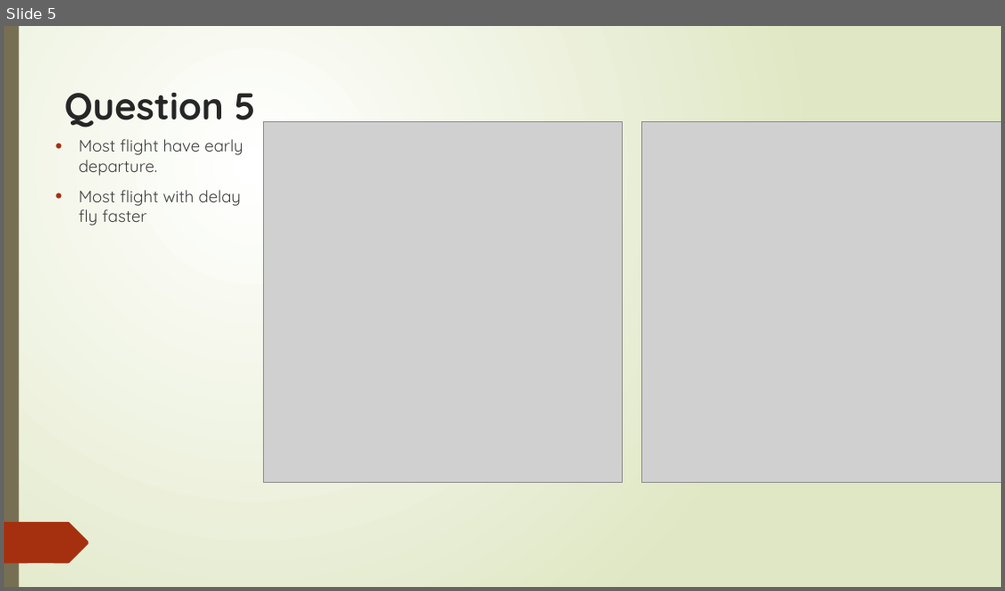
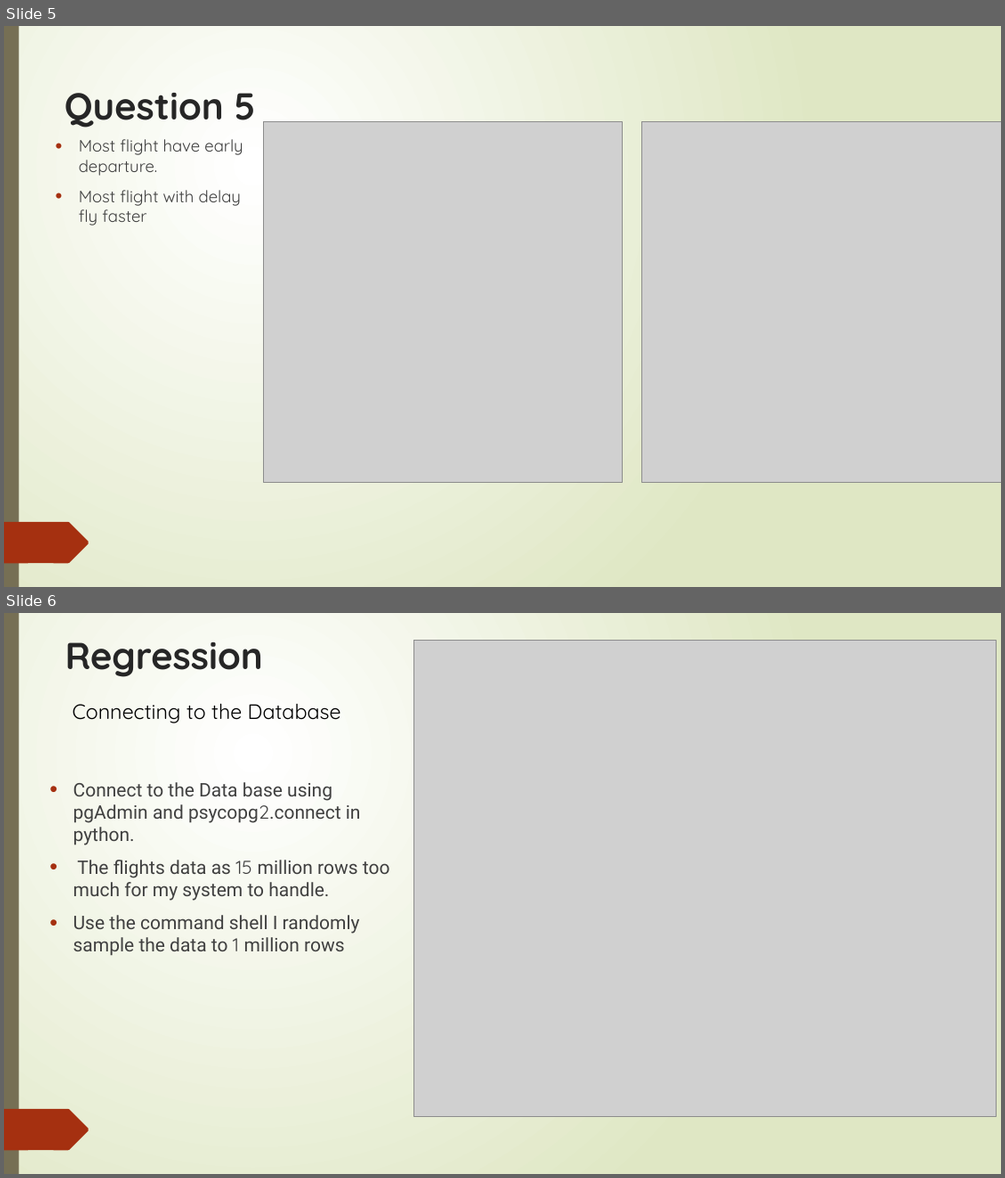
Before and after one commit to rwadisaputro/lhl_midterm_project, a slide deck: Project1-5.pptx. Shown one above the other, each under a label of ours: slide 5 before the commit, slides 5 and 6 after it. The pictures are 1005x591 and 1005x1178 pixels, drawn with LibreOffice and Linux fonts; fonts in the diff are those of the drawing; grey boxes stand for pictures. Boxes give left, top, right and bottom in pixels: in the first picture for what was removed or moved away, otherwise in the second. Text is boxed around its words. In the diff, an @@ line names an element or a change of style, - is before the commit and + after.

```diff
--- a/Project1-5.pptx
+++ b/Project1-5.pptx
@@ slide 6 added at (4,613,1001,1174), background gradient #FFFFFF to #DFE8C4; not listed: 11 template elements that a slide beside it also shows @@
@@ rectangle added at (4,613,1001,1174), fill gradient #FFFFFF to #DFE8C4 @@
@@ rectangle added at (4,613,19,1174), fill #766F54 @@
@@ text added at (65,642,263,677), 36 pt, text #262626, bold @@
+Regression
@@ picture added at (413,640,996,1116) @@
@@ freeform shape added at (4,672,134,713), fill #A53010 @@
@@ text added at (73,703,341,723), 20 pt, text #000000 @@
+Connecting to the Database
@@ text added at (73,782,390,956), 18 pt, text #404040 @@
+• Connect to the Data base using pgAdmin and psycopg2.connect in python.
+• The flights data as 15 million rows too much for my system to handle.
+• Use the command shell I randomly sample the data to 1 million rows
@@ freeform shape added at (4,1109,89,1150), fill #A53010 @@
@@ group added at (4,728,237,1174): 10 freeform shapes @@
@@ group added at (7,613,198,1174): 12 freeform shapes @@
```
Also in this commit, not shown: 1 slide changed, 6 other slides added.
